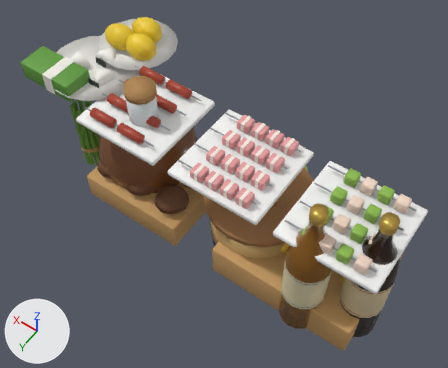
An edit to the glTF model public/models/cubbystock.glb, drawn before and after from the same camera.
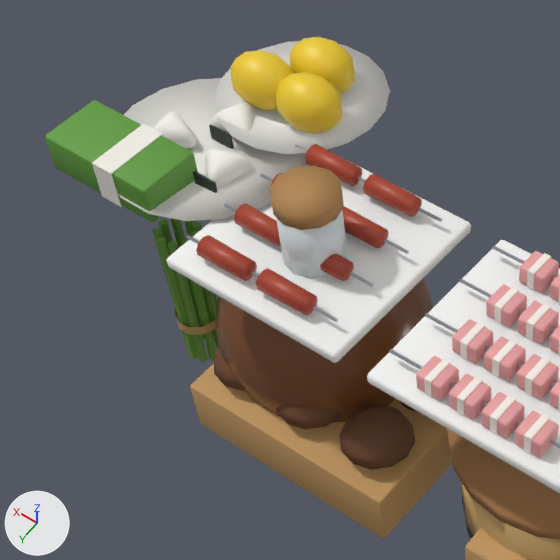
Each version appears first whole from a 50 mm lens placed at (-0.614, 1.039, 1.388), pointed at (-0.05, 0.25, 0.149), and next in a close-up on the part from 0% to 57% of the width and 0% to 69% of the height. The axes (+X, +Y, +Z) are drawn at lower left. The lights are the same throughout. The last two pictures show the newer version. Where no turn or scale is listed for an object, it has been applied to the vertices.

The first close-up shows 'StockLemon0', 'StockLemonDish', 'StockMisoLid', 'StockMushroomBox', 'StockNori0', 'StockOnigiri0', 'StockOnigiri1', 'StockOnigiri2', 'StockOnigiriPlate', 'StockPickleJar', 'StockShiitake0', 'StockSkewerTray1', 'StockSkewerTray2', 'StockWasabiBox', 'StockYuzuCap', 'StockYuzuJar' and 58 more.
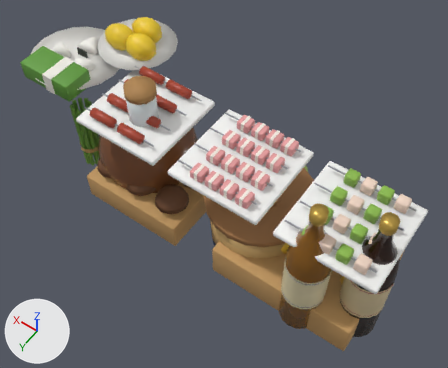
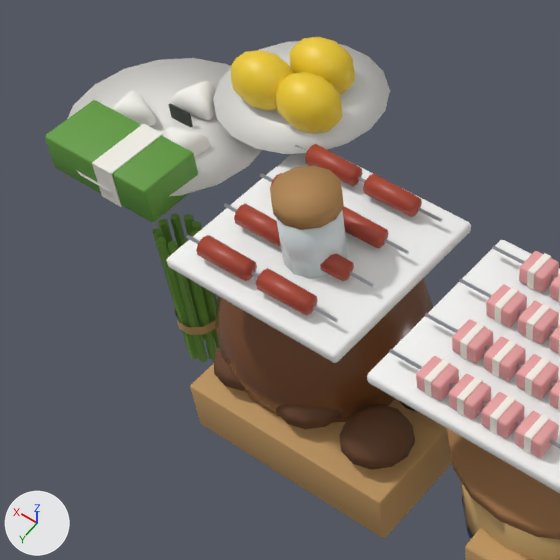
Where the change shows, as pixel boxes [x1, y1, x2, y2] in the close-ups (560 x 560 px):
'StockOnigiriPlate', moved: before [118, 78, 310, 221]; after [67, 58, 274, 196]
'StockOnigiri0', moved: before [205, 149, 252, 189]; after [164, 127, 210, 157]
'StockOnigiri2', moved: before [212, 102, 255, 133]; after [172, 81, 216, 120]
'StockOnigiri1', moved: before [153, 111, 196, 148]; after [112, 90, 156, 126]
'StockNori0', moved (not visible afterwards): before [193, 171, 217, 193]

What changed in the scene script:
```text
Change ob_stocknori0:
    ob_stocknori0.location: (0.32, 0.29, 0.319) -> (0.385, 0.29, 0.319)
Change ob_stockonigiri0:
    ob_stockonigiri0.location: (0.32, 0.26, 0.325) -> (0.385, 0.26, 0.325)
Change ob_stockonigiri1:
    ob_stockonigiri1.location: (0.41, 0.25, 0.325) -> (0.475, 0.25, 0.325)
Change ob_stockonigiri2:
    ob_stockonigiri2.location: (0.36, 0.19, 0.325) -> (0.425, 0.19, 0.325)
Change ob_stockonigiriplate:
    ob_stockonigiriplate.location: (0.36, 0.24, 0.3) -> (0.425, 0.24, 0.3)
```
